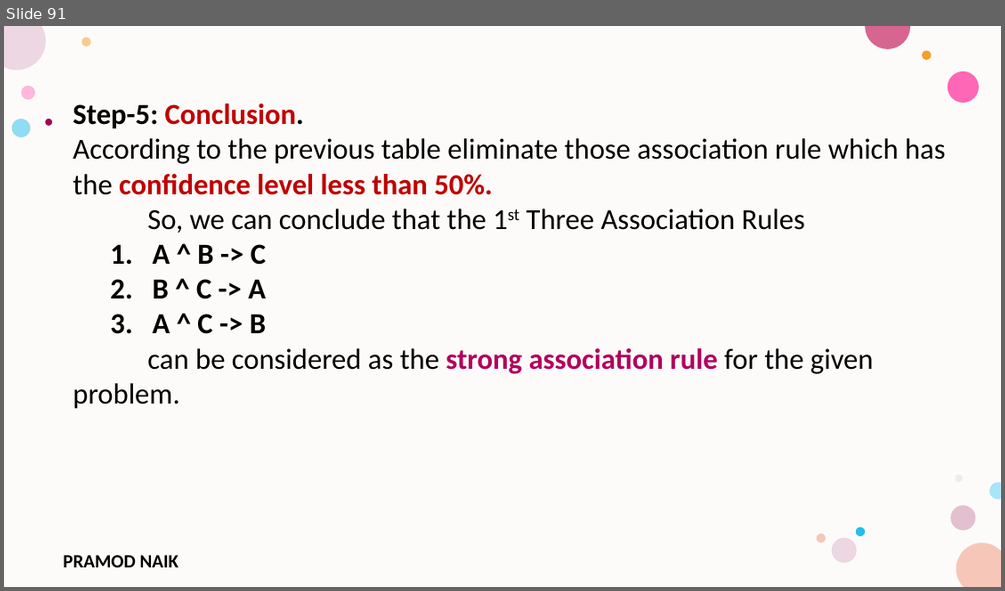
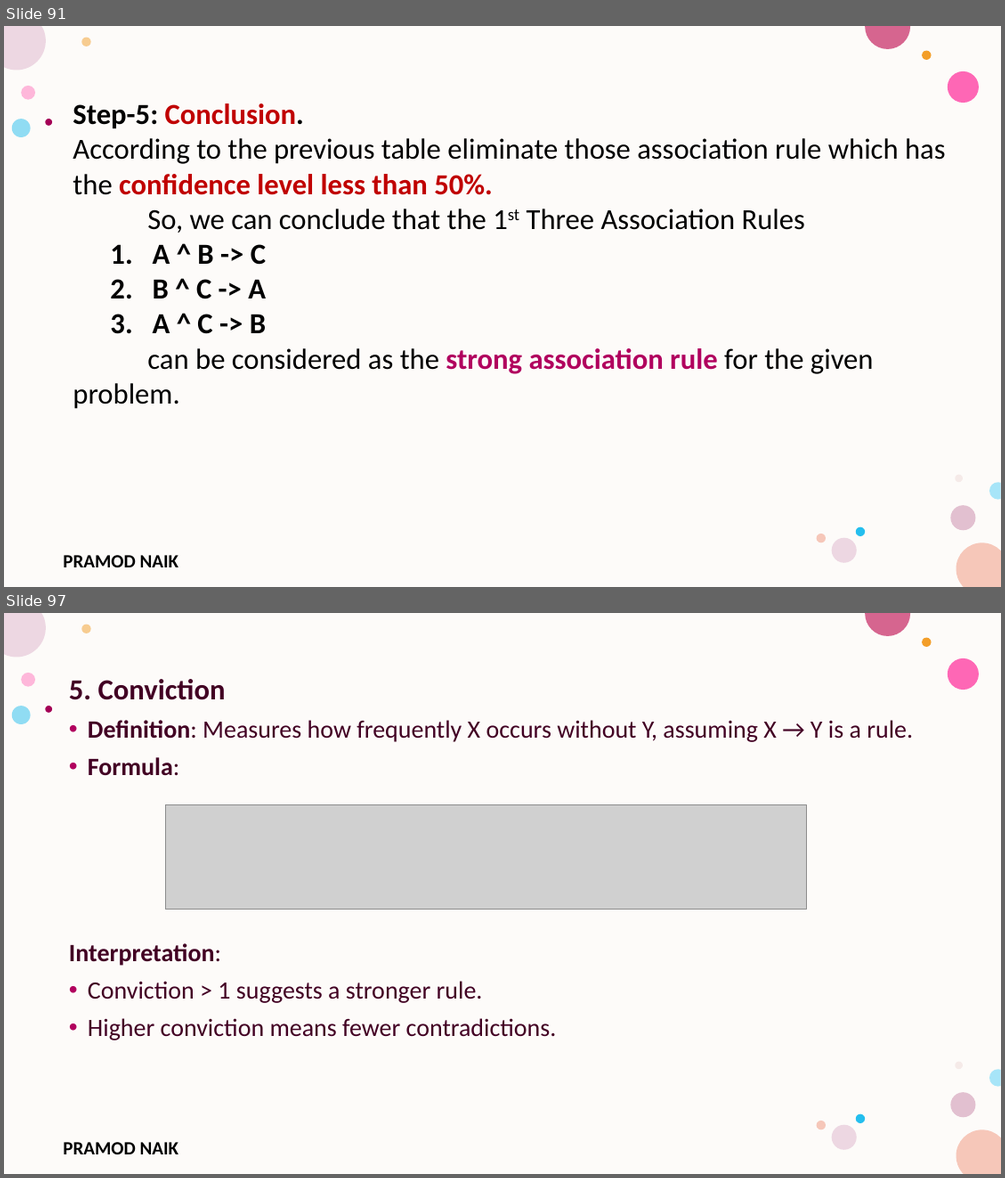
Before and after one commit to PRAMODNAIK-DEV/MCA-2nd-Sem-ML-Data-Analytics-Shridevi-College, a slide deck: Theory Class-Notes/Unit-3 Unsupervised Learning.pptx. Shown one above the other, each under a label of ours: slide 91 before the commit, slides 91 and 97 after it; the slides between them are not shown. The pictures are 1005x591 and 1005x1178 pixels, drawn with LibreOffice and Linux fonts; fonts in the diff are those of the drawing; grey boxes stand for pictures; background and template pictures are left out. Boxes give left, top, right and bottom in pixels: in the first picture for what was removed or moved away, otherwise in the second. Text is boxed around its words. In the diff, an @@ line names an element or a change of style, - is before the commit and + after.

```diff
--- a/Theory Class-Notes/Unit-3 Unsupervised Learning.pptx
+++ b/Theory Class-Notes/Unit-3 Unsupervised Learning.pptx
@@ slide 97 added at (4,613,1001,1174), background #FFFFFF; not listed: 17 template elements that a slide beside it also shows @@
@@ text added at (69,679,913,1040), 24 pt, text #420023 @@
+5. Conviction
+• Definition: Measures how frequently X occurs without Y, assuming X → Y is a rule.
+• Formula:
+Interpretation:
+• Conviction > 1 suggests a stronger rule.
+• Higher conviction means fewer contradictions.
@@ picture added at (165,805,807,910) @@
```
Also in this commit, not shown: 2 slides changed, 5 other slides added, 6 slides removed.
